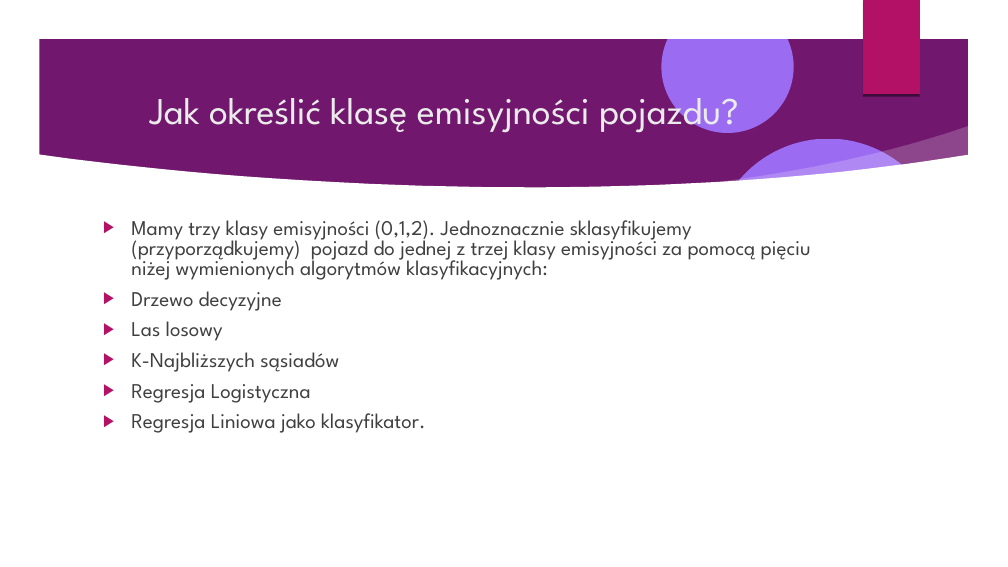
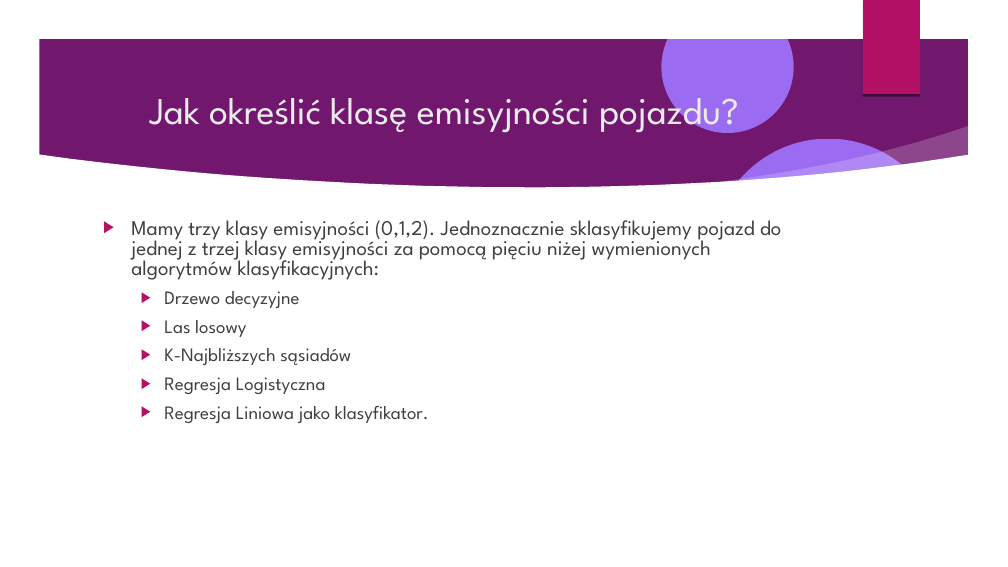
Before and after one commit to Pawel-Tomasz-Nowak/Scientific-collaboration, a slide deck: slide 4 of EmissionAnalysis/Prezentacja projektu.odp. Drawn at 1008x567 pixels with LibreOffice and Linux fonts; fonts in the diff are those of the drawing; background and template pictures are left out. Boxes give left, top, right and bottom in pixels: in the first picture for what was removed or moved away, otherwise in the second. Text is boxed around its words. In the diff, an @@ line names an element or a change of style, - is before the commit and + after.

```diff
--- a/EmissionAnalysis/Prezentacja projektu.odp
+++ b/EmissionAnalysis/Prezentacja projektu.odp
@@ text at [131, 220, 781, 280]: text changed @@
-▶ Mamy trzy klasy emisyjności (0,1,2). Jednoznacznie sklasyfikujemy (przyporządkujemy) pojazd do jednej z trzej klasy emisyjności za pomocą pięciu niżej wymienionych algorytmów klasyfikacyjnych:
+▶ Mamy trzy klasy emisyjności (0,1,2). Jednoznacznie sklasyfikujemy pojazd do jednej z trzej klasy emisyjności za pomocą pięciu niżej wymienionych algorytmów klasyfikacyjnych:
@@ text at [164, 291, 429, 423]: size 20 to 18 pt in "Drzewo decyzyjne", "Las losowy", "K-Najbliższych sąsiadów", "Regresja Logistyczna" and 1 more places; list level 1 to 2 in "Drzewo decyzyjne"; list level 1 to 2 in "Las losowy"; list level 1 to 2 in "K-Najbliższych sąsiadów"; list level 1 to 2 in "Regresja Logistyczna"; list level 1 to 2 in "Regresja Liniowa jako klasyfikator." @@
```
Also in this commit, not shown: 19 other slides changed, 3 slides added, 3 slides removed, 2 other files.
